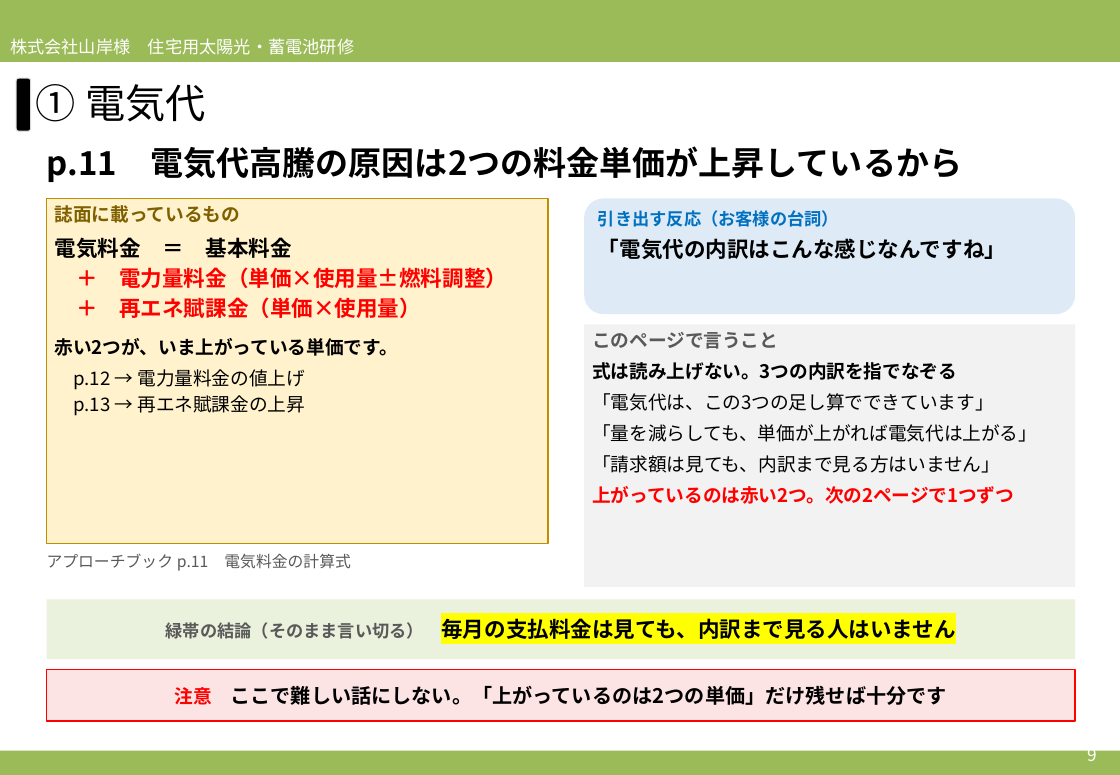
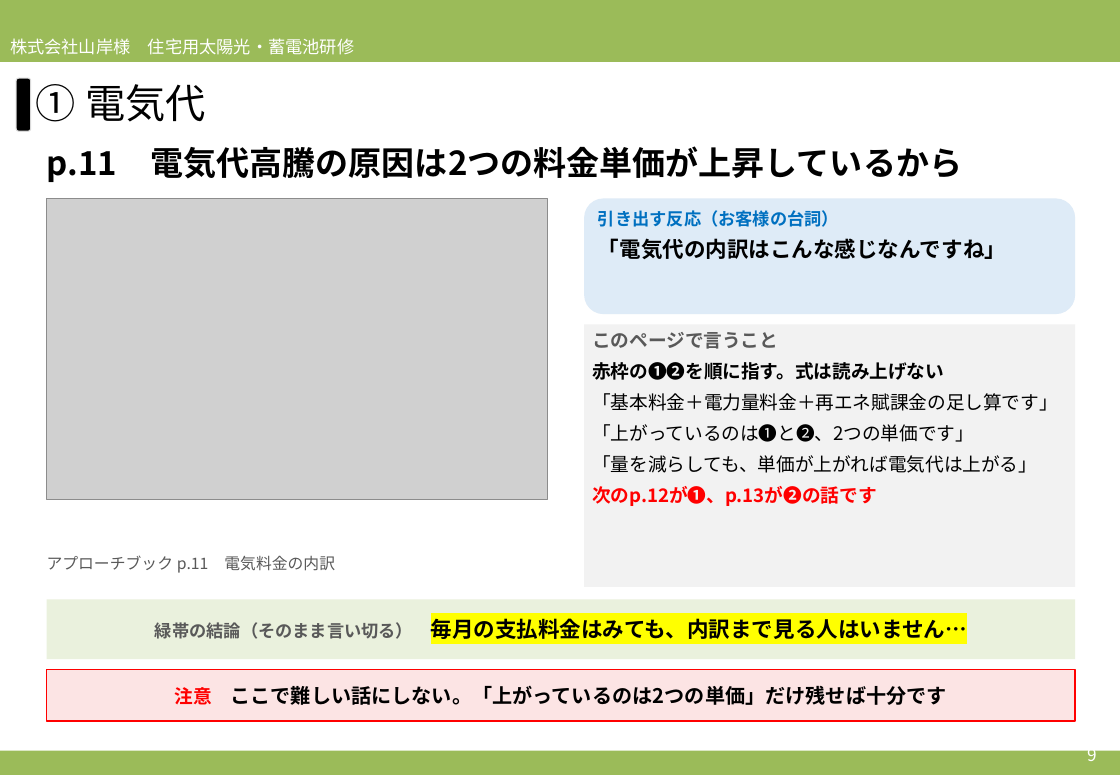
Before and after one commit to soshiro-iki-sys/-, a slide deck: slide 9 of slides/2026営業研修_必要性訴求パート_アプローチブックの伝え方.pptx. Drawn at 1120x775 pixels with LibreOffice and Linux fonts; fonts in the diff are those of the drawing; grey boxes stand for pictures. Boxes give left, top, right and bottom in pixels: in the first picture for what was removed or moved away, otherwise in the second. Text is boxed around its words. In the diff, an @@ line names an element or a change of style, - is before the commit and + after.

```diff
--- a/slides/2026営業研修_必要性訴求パート_アプローチブックの伝え方.pptx
+++ b/slides/2026営業研修_必要性訴求パート_アプローチブックの伝え方.pptx
@@ rectangle removed at <box>47,199,548,544</box> @@
-誌面に載っているもの
-電気料金 ＝ 基本料金
-＋ 電力量料金（単価×使用量±燃料調整）
-＋ 再エネ賦課金（単価×使用量）
-赤い2つが、いま上がっている単価です。
-p.12 → 電力量料金の値上げ
-p.13 → 再エネ賦課金の上昇
@@ picture added at <box>47,199,548,500</box> @@
@@ text in rectangle at <box>592,362,1057,442</box>: text changed @@
-式は読み上げない。3つの内訳を指でなぞる
-「電気代は、この3つの足し算でできています」
+赤枠の❶❷を順に指す。式は読み上げない
+「基本料金＋電力量料金＋再エネ賦課金の足し算です」
+「上がっているのは❶と❷、2つの単価です」
@@ text in rectangle at <box>592,486,876,506</box>: text changed @@
-「請求額は見ても、内訳まで見る方はいません」
-上がっているのは赤い2つ。次の2ページで1つずつ
+次のp.12が❶、p.13が❷の話です
@@ text at <box>47,555,335,573</box>: text changed @@
-アプローチブック p.11 電気料金の計算式
+アプローチブック p.11 電気料金の内訳
@@ text in rectangle at <box>155,618,967,639</box>: text changed @@
-緑帯の結論（そのまま言い切る） 毎月の支払料金は見ても、内訳まで見る人はいません
+緑帯の結論（そのまま言い切る） 毎月の支払料金はみても、内訳まで見る人はいません…
```
Also in this commit, not shown: 13 other slides changed, 16 other files.
